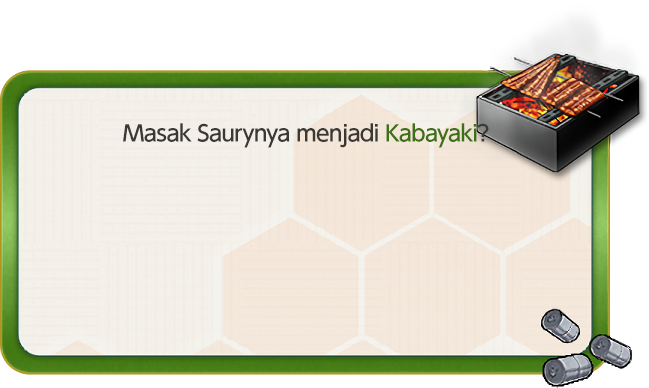
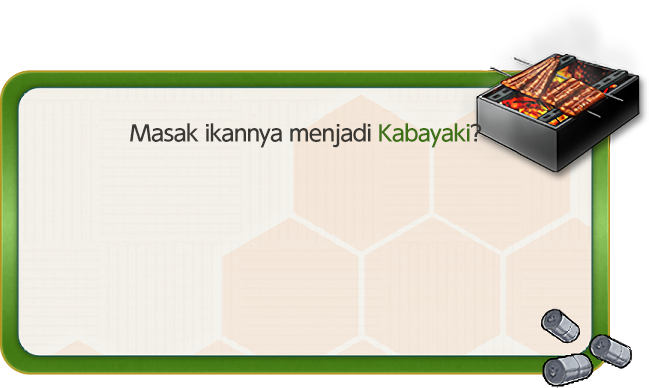
Before/after of a (649, 388) layered artwork. What changed in the layer stack:
renamed "Masak Saurynya menjadi Kabayaki?" to "Masak ikannya menjadi Kabayaki?", painted on it over [123, 123, 489, 148]
